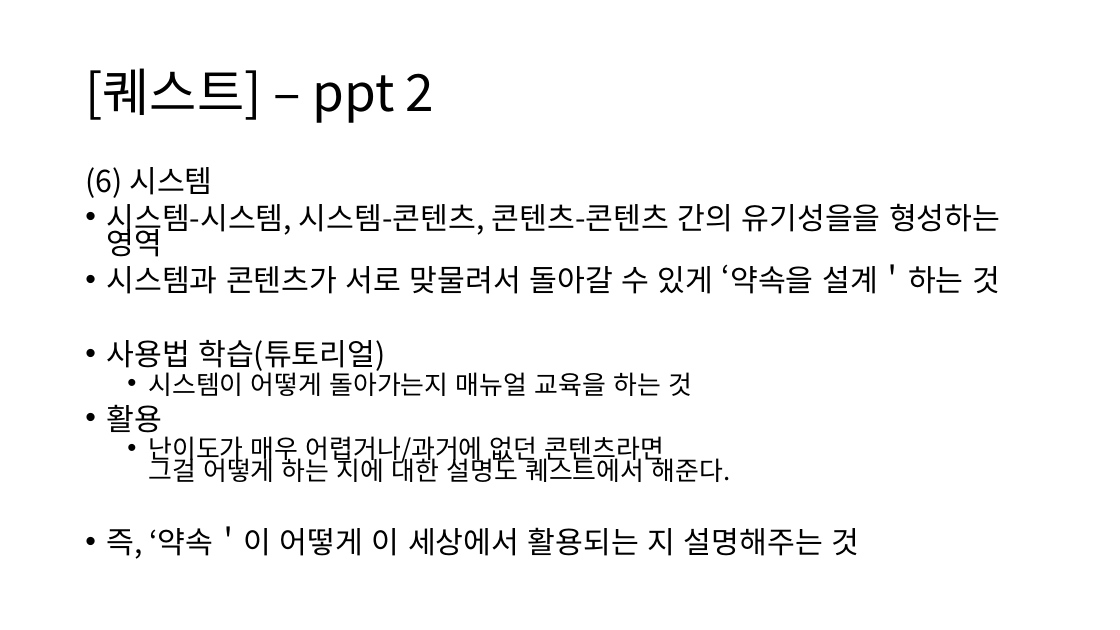
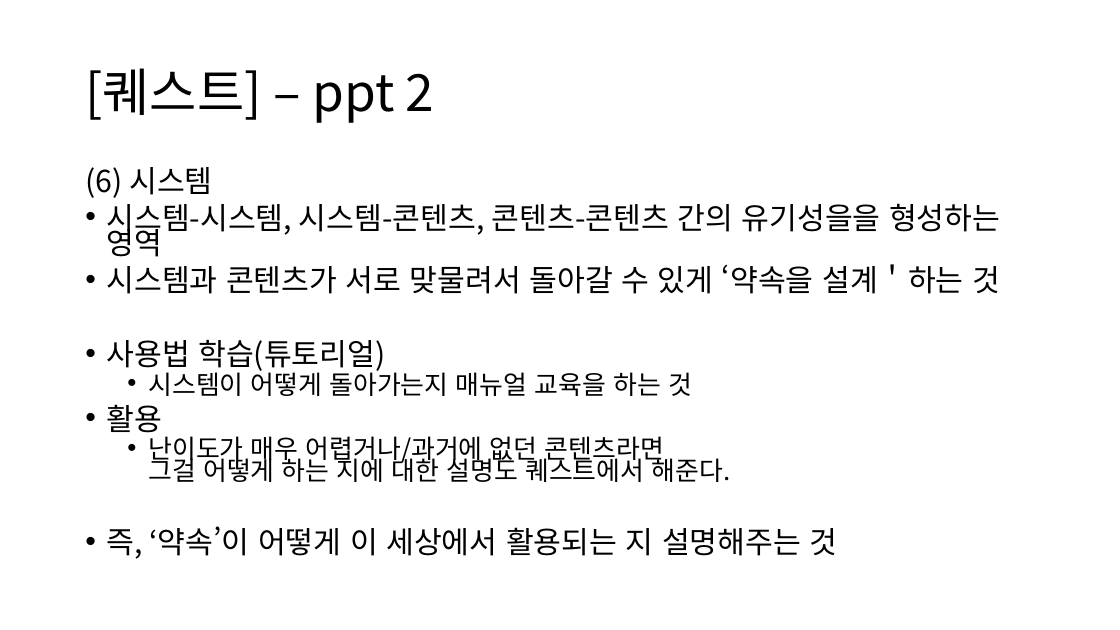
Before and after one commit to ysooj/Gihoek_6, a slide deck: slide 17 of (6.19) 퀘스트의 조건.pptx. Drawn at 1120x630 pixels with LibreOffice and Linux fonts; fonts in the diff are those of the drawing. Boxes give left, top, right and bottom in pixels: in the first picture for what was removed or moved away, otherwise in the second. Text is boxed around its words. In the diff, an @@ line names an element or a change of style, - is before the commit and + after.

Commit message:
(6.23) 퀘스트의 조건 3~5

```diff
--- a/(6.19) 퀘스트의 조건.pptx
+++ b/(6.19) 퀘스트의 조건.pptx
@@ text at (x1=106, y1=526, x2=838, y2=559): text changed @@
-• 즉, ‘약속＇이 어떻게 이 세상에서 활용되는 지 설명해주는 것
+• 즉, ‘약속’이 어떻게 이 세상에서 활용되는 지 설명해주는 것
```
Also in this commit, not shown: 1 other slide changed, 2 other files.
